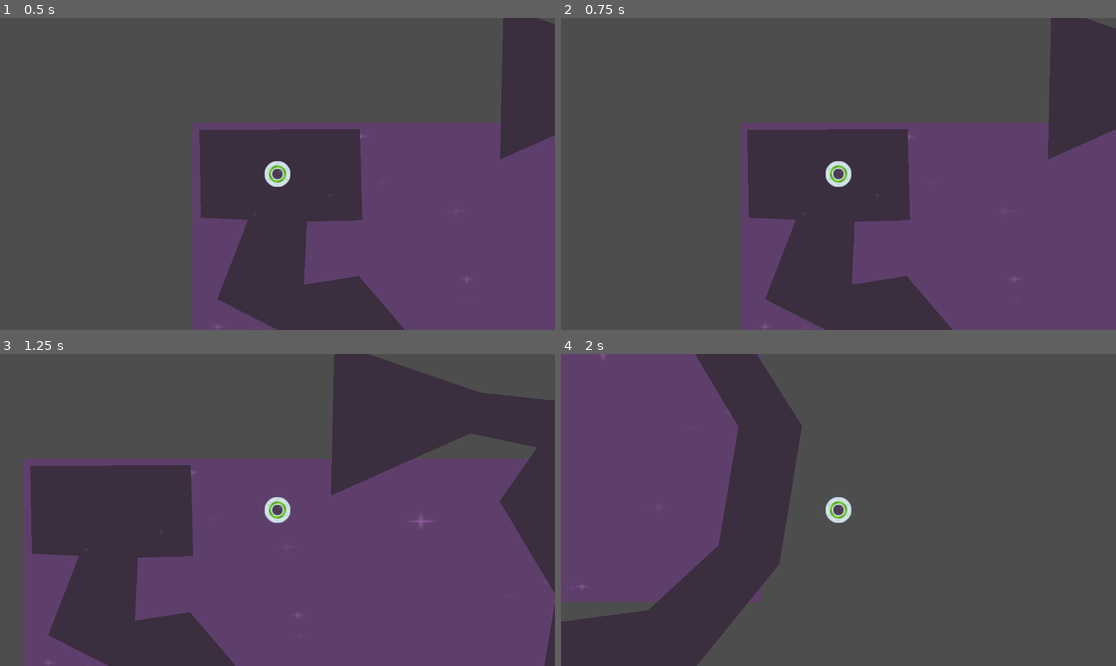
Above: before the commit, frames 1-4 (two rows, left to right).
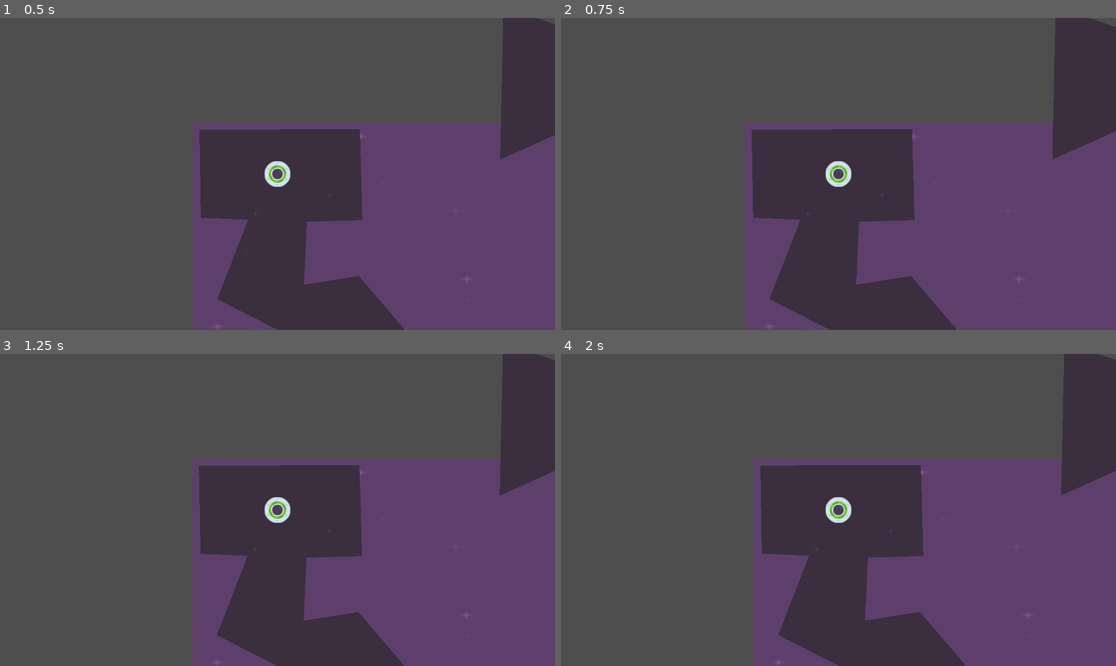
Above: after the commit, the same moments.

Repository: manuyeldev/SpeedySaucer
Game: Godot game, scene res://level_1.tscn
The game is run twice, just before and just after one commit, with the same random seed, the same clock (stepped at 60 frames per second) and the same inputs.
Inputs:
- Up to frame 1 (0.5 s): no input
- Up to frame 2 (0.75 s): tap Enter at 0.5 s; hold Right (move_right) from 0.53 s (still down)
- Up to frame 3 (1.25 s): keep holding Right (move_right)
- Up to frame 4 (2 s): release Right (move_right) at 1.28 s; hold Down (move_down) from 1.28 s (still down)

Frame 1 is identical in both runs. In frame 2, 2.0% of the frame differs, in the area x 32-100%, y 0-100%; in frame 3, 47%; in frame 4, 79%, in the area x 0-100%, y 0-100%.

Commit message:
29. Using Signals To Reset The Game

Diff:
--- a/level.gd
+++ b/level.gd
@@ -3,3 +3,7 @@
 # Called when the node enters the scene tree for the first time.
 func _ready():
 	pass
+
+
+func _on_maze_body_exited(body):
+	get_tree().reload_current_scene()
--- a/level_1.tscn
+++ b/level_1.tscn
@@ -14,9 +14,12 @@
 offset_bottom = 648.0
 texture = ExtResource("1_kd63o")
 
-[node name="ParentPlayer" parent="." instance=ExtResource("2_tmir2")]
+[node name="Player" parent="." instance=ExtResource("2_tmir2")]
 position = Vector2(176, 106)
 
-[node name="Area2D" parent="." instance=ExtResource("4_kc0pm")]
+[node name="Maze" parent="." instance=ExtResource("4_kc0pm")]
 z_index = -50
 position = Vector2(101, 99)
+
+[connection signal="body_entered" from="Maze" to="." method="_on_maze_body_entered"]
+[connection signal="body_exited" from="Maze" to="." method="_on_maze_body_exited"]
--- a/player.gd
+++ b/player.gd
@@ -1,6 +1,6 @@
 extends RigidBody2D
 
-var force = 1500
+var force = 1000
 
 func _ready():
 	pass
--- a/player.tscn
+++ b/player.tscn
@@ -4,7 +4,7 @@
 [ext_resource type="Script" path="res://player.gd" id="1_s265r"]
 
 [sub_resource type="CircleShape2D" id="CircleShape2D_vkinj"]
-radius = 27.074
+radius = 9.0
 
 [node name="Player" type="RigidBody2D"]
 gravity_scale = 0.0
